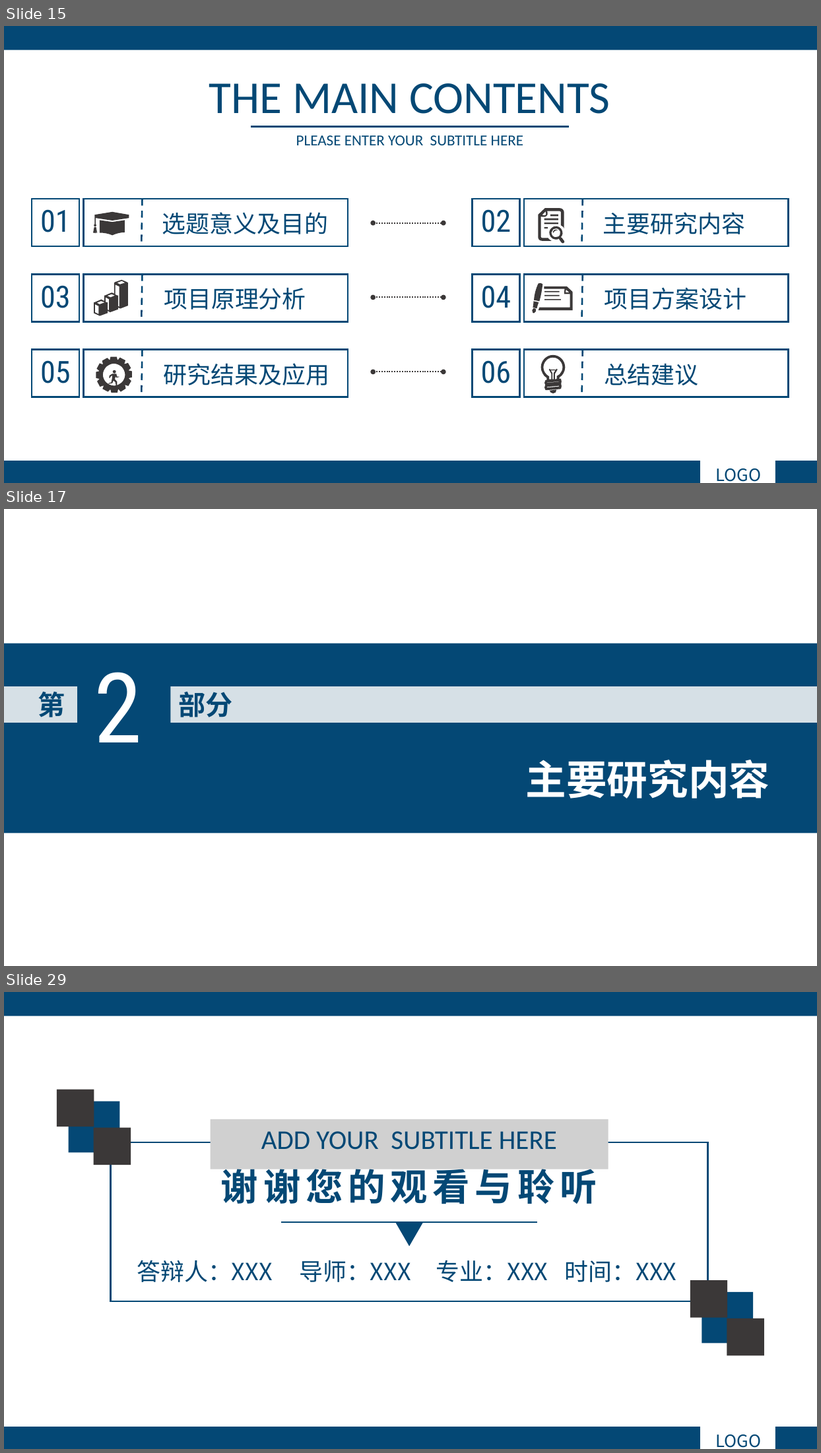
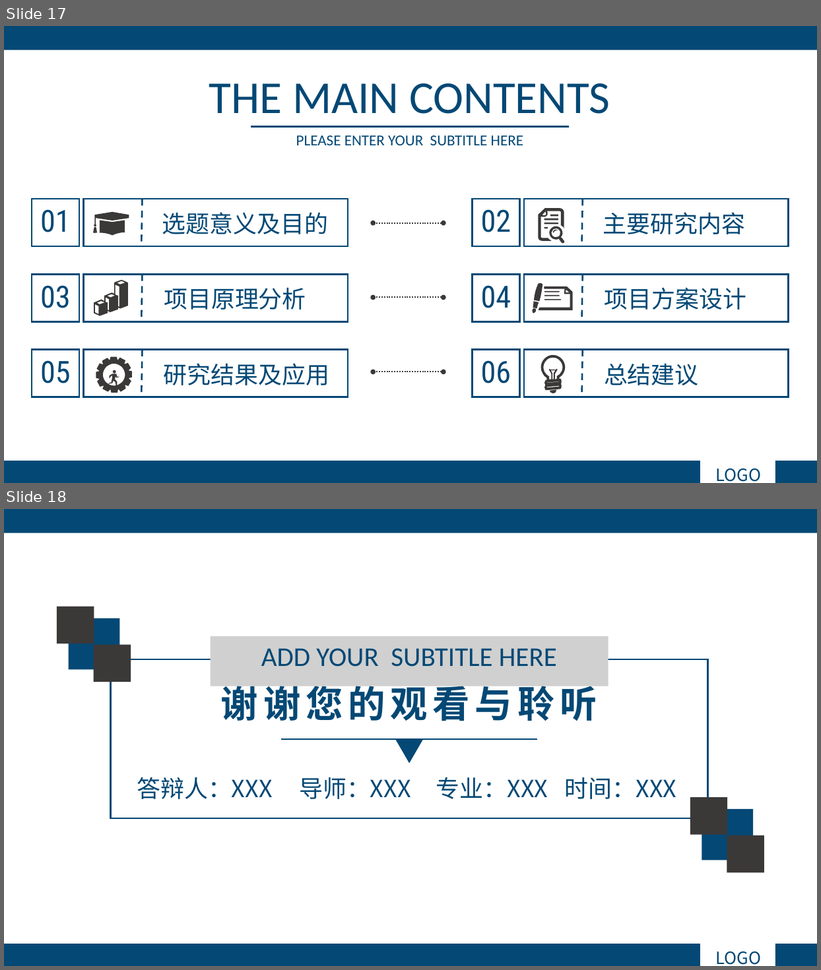
Before and after one commit to phuan-s/remote-repo, a slide deck: 研一上论文分享.pptx. Shown one above the other, each under a label of ours: slides 15, 17 and 29 before the commit, slides 17 and 18 after it; the slides between them are not shown. The pictures are 821x1453 and 821x970 pixels, drawn with LibreOffice and Linux fonts; fonts in the diff are those of the drawing; grey boxes stand for pictures. Boxes give left, top, right and bottom in pixels: in the first picture for what was removed or moved away, otherwise in the second. Text is boxed around its words. In the diff, an @@ line names an element or a change of style, - is before the commit and + after.

```diff
--- a/研一上论文分享.pptx
+++ b/研一上论文分享.pptx
@@ slide 17 removed at (4,509,817,966), background #FFFFFF @@
@@ rectangle removed at (4,643,817,834) @@
@@ rectangle removed at (4,687,77,722) @@
@@ text removed at (94,672,143,743) @@
-2
@@ rectangle removed at (170,687,817,722) @@
@@ text removed at (38,692,65,718) @@
-第
@@ text removed at (178,692,232,718) @@
-部分
@@ text removed at (526,760,770,799) @@
-主要研究内容
@@ what was slide 15 is now slide 17 @@
@@ what was slide 29 is now slide 18 @@
```
Also in this commit, not shown: 2 slides changed, 1 slide added, 11 other slides removed.
